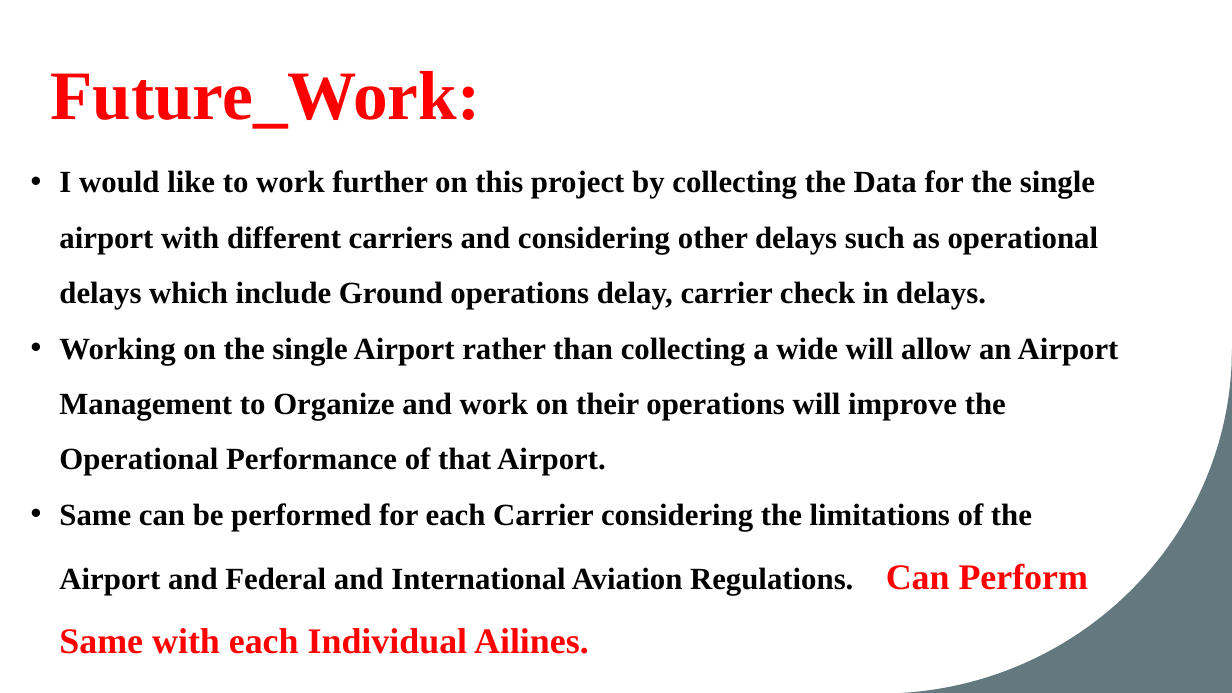
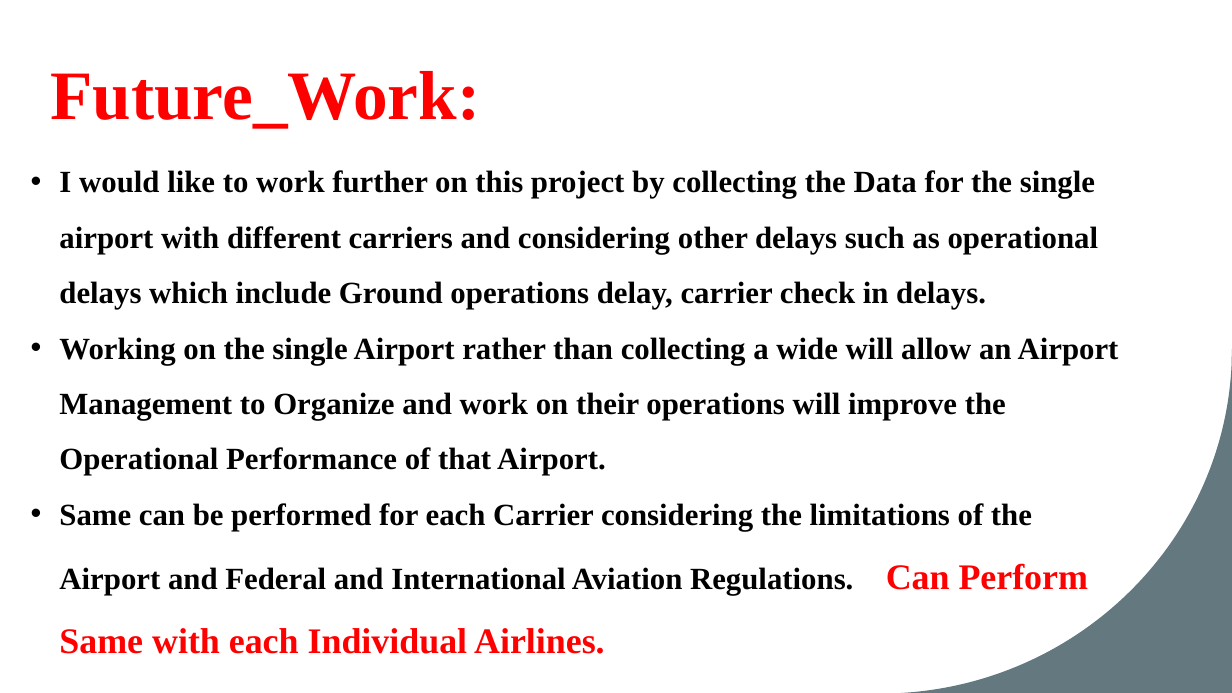
Before and after one commit to vinay-polanki/ATC_R_Project, a slide deck: slide 13 of Atc & Visualisation.pptx (slide 11 before the commit). Drawn at 1232x693 pixels with LibreOffice and Linux fonts; fonts in the diff are those of the drawing. Boxes give left, top, right and bottom in pixels: in the first picture for what was removed or moved away, otherwise in the second. Text is boxed around its words. In the diff, an @@ line names an element or a change of style, - is before the commit and + after.

```diff
--- a/Atc & Visualisation.pptx
+++ b/Atc & Visualisation.pptx
@@ text at [59,503,1032,654]: text changed @@
-• Same can be performed for each Carrier considering the limitations of the Airport and Federal and International Aviation Regulations. Can Perform Same with each Individual Ailines.
+• Same can be performed for each Carrier considering the limitations of the Airport and Federal and International Aviation Regulations. Can Perform Same with each Individual Airlines.
```
Also in this commit, not shown: 5 other slides changed, 2 slides added.
